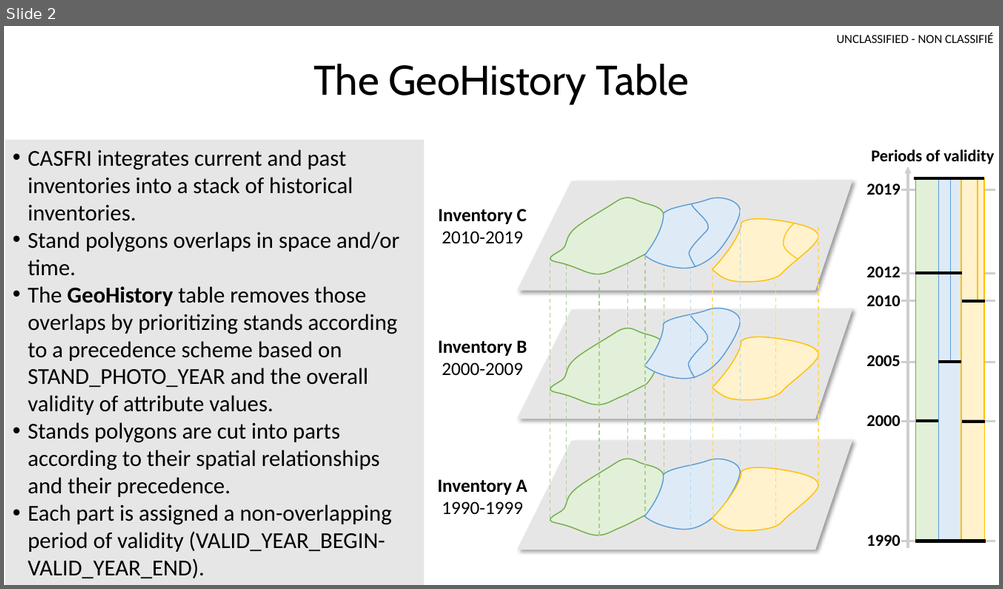
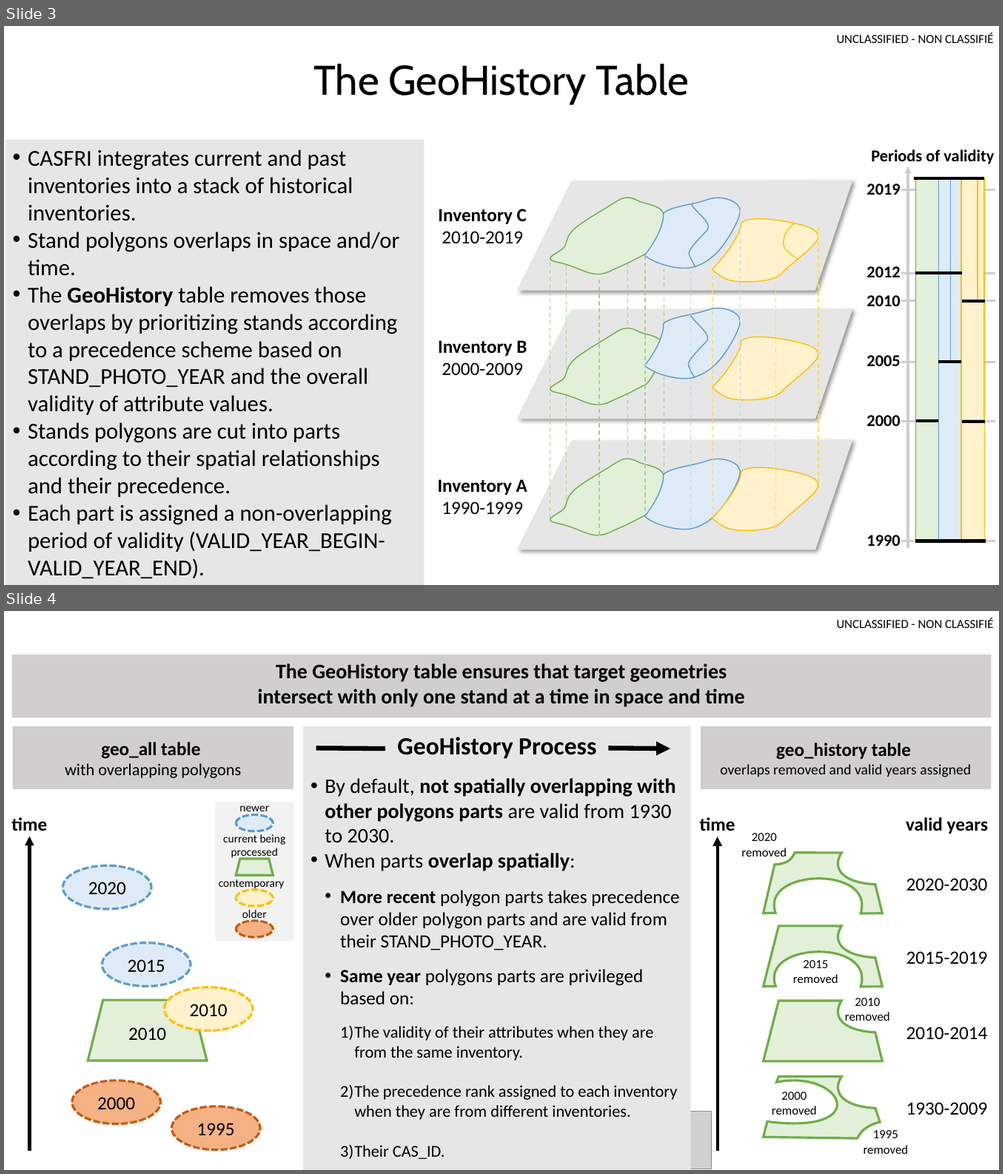
Before and after one commit to CASFRI/CASFRI, a slide deck: documentation/graphic_material/technical_presentation_and_diagrams.pptx. Shown one above the other, each under a label of ours: slide 2 before the commit, slides 3 and 4 after it. The pictures are 1003x589 and 1003x1174 pixels, drawn with LibreOffice and Linux fonts; fonts in the diff are those of the drawing; grey boxes stand for pictures. Boxes give left, top, right and bottom in pixels: in the first picture for what was removed or moved away, otherwise in the second. Text is boxed around its words. In the diff, an @@ line names an element or a change of style, - is before the commit and + after.

```diff
--- a/documentation/graphic_material/technical_presentation_and_diagrams.pptx
+++ b/documentation/graphic_material/technical_presentation_and_diagrams.pptx
@@ slide 4 added at <box>4,611,999,1170</box>, background #FFFFFF; not listed: 1 template element that a slide beside it also shows @@
@@ group added at <box>11,654,991,1170</box>: 16 texts, 8 ellipses, 5 rectangles, 4 freeform shapes, 3 arrows, 2 pictures, 2 trapezoids, 1 line @@
+2020
+2015
+2000
+1995
+2010
+2010
+time
+time
+valid years
+2020-2030
+2015-2019
+2010-2014
+1930-2009
+2020 removed
+2015 removed
+2010 removed
+2000 removed
+1995 removed
+geo_all table
+with overlapping polygons
+geo_history table
+overlaps removed and valid years assigned
+The GeoHistory table ensures that target geometries
+intersect with only one stand at a time in space and time
+GeoHistory Process
+• By default, not spatially overlapping with other polygons parts are valid from 1930 to 2030.
+• When parts overlap spatially:
+  • More recent polygon parts takes precedence over older polygon parts and are valid from their STAND_PHOTO_YEAR.
+  • Same year polygons parts are privileged based on:
+    1) The validity of their attributes when they are from the same inventory.
+    2) The precedence rank assigned to each inventory when they are from different inventories.
+    3) Their CAS_ID.
+newer
+contemporary
+current being processed
+older
@@ what was slide 2 is now slide 3 @@
```
Also in this commit, not shown: 2 other slides added, 4 other files.
